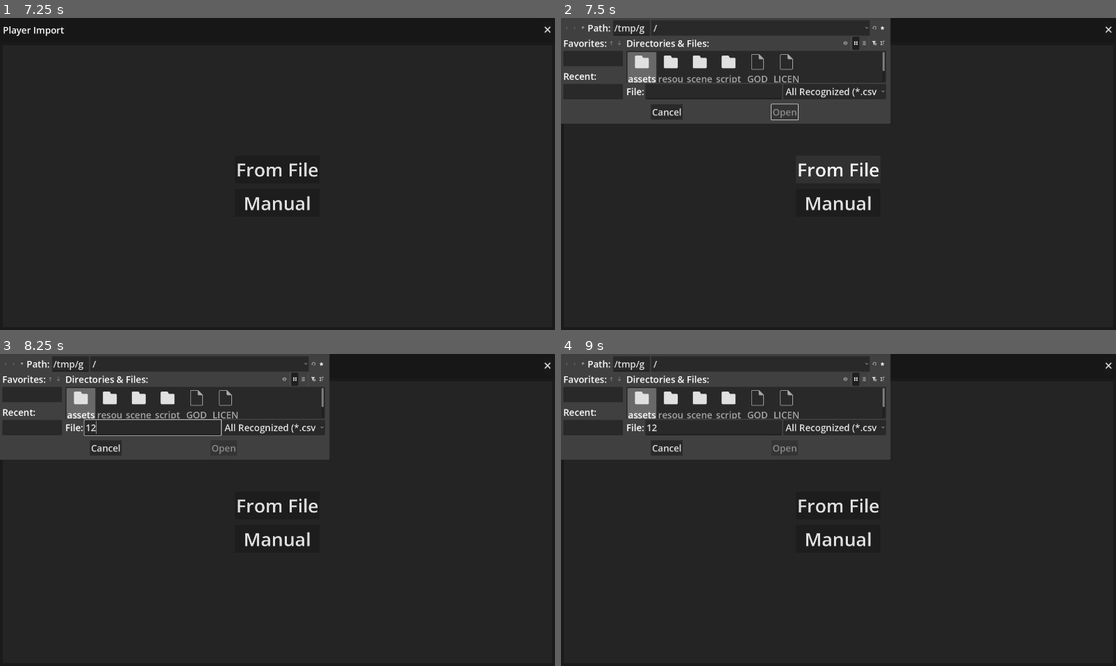
Above: before the commit, frames 1-4 (two rows, left to right).
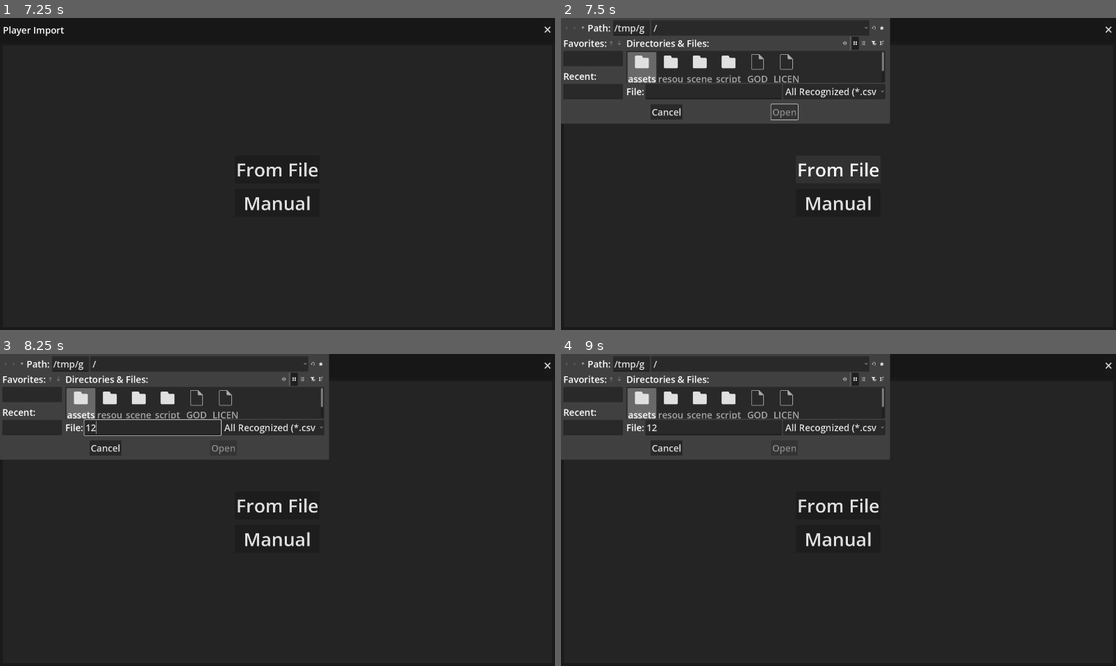
Above: after the commit, the same moments.

Repository: obloneon/customatch_tournament_maker
Game: Godot game, scene res://scenes/main.tscn
Two runs of this game, one before a commit and one after it. Both use one fixed random seed, a clock stepped at 60 frames per second and the inputs below.
Inputs (mouse positions are in pixels of both pictures, inside the frame that each line leads up to):
- Up to frame 1 (7.25 s): click "Start" at 0.5 s; click "New Tournament" at 1.25 s; click (466, 77) at 2.02 s; type "12" at 2.1 s; click (466, 102) at 2.25 s; type "12" at 2.33 s; click (466, 127) at 2.48 s; type "12" at 2.57 s; click (466, 149) at 2.77 s; type "Alex" at 2.85 s; click "Generate Next Round" at 3.5 s; click "Generate Next Round" at 4.25 s; click "←" at 5 s; click "🗙" at 5.75 s; click "New Tournament" at 6.5 s
- Up to frame 2 (7.5 s): click "From File" at 7.25 s
- Up to frame 3 (8.25 s): click (155, 428) at 8.02 s; type "12" at 8.1 s
- Up to frame 4 (9 s): click (577, 363) at 8.75 s

Frame 1 is identical in both runs. In frame 2, 0.2% of the frame differs, in the area x 16-59%, y 2-33%; in frame 3, 0.2%; in frame 4, 0.2%.

Commit message:
Fixed PlayerImport not working correctly after refactoring of scene adding

Diff:
--- a/scripts/main.gd
+++ b/scripts/main.gd
@@ -144,8 +144,6 @@
 func _generate_swiss_round() -> void:
 	if current_swiss_round != null:
 		player_list = current_swiss_round.get_players()
-		print("current round:")
-		_print_swiss_round(current_swiss_round)
 	if player_list.is_empty():
 		return
 	current_swiss_round = SwissRound.new()
@@ -206,10 +204,10 @@
 			print("Match at special station %d:" % match_res.station.number)
 		else:
 			print("Match at station %d:" % match_res.station.number)
-		var player_result_header: String = "	Name |      Placement | Wins | Points | Played at Special"
+		var player_result_header: String = "	Name |   Placement | Wins | Points | Played at Special"
 		print(player_result_header)
 		for player: Player in match_res.result.keys():
-			var player_result_template: String = "	%s |         %s |    %s |      %s | %s"
+			var player_result_template: String = "	%s   |          %s |   %s |     %s | %s"
 			var string_var_array := []
 			string_var_array.append(player.name)
 			string_var_array.append(str(match_res.result[player]))
@@ -225,6 +223,8 @@
 
 func _restart()-> void:
 	for layer in get_children():
+		if layer is PlayerImport:
+			continue # Player import does not need to be reloaded
 		while layer.get_children().size() > 0:
 			var child = layer.get_child(0)
 			layer.remove_child(child)
